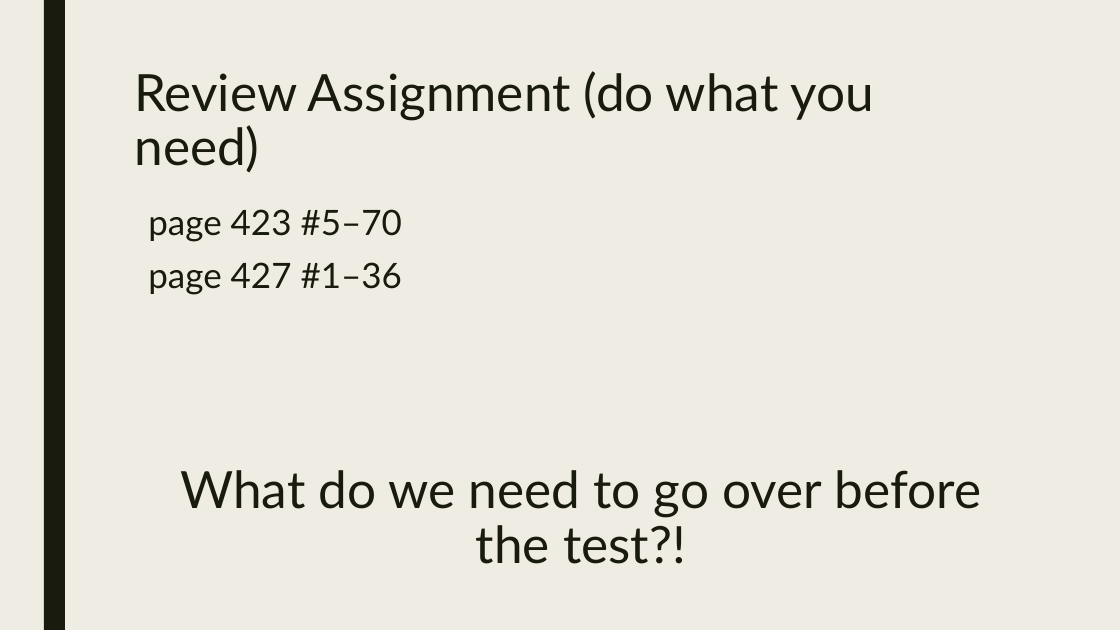
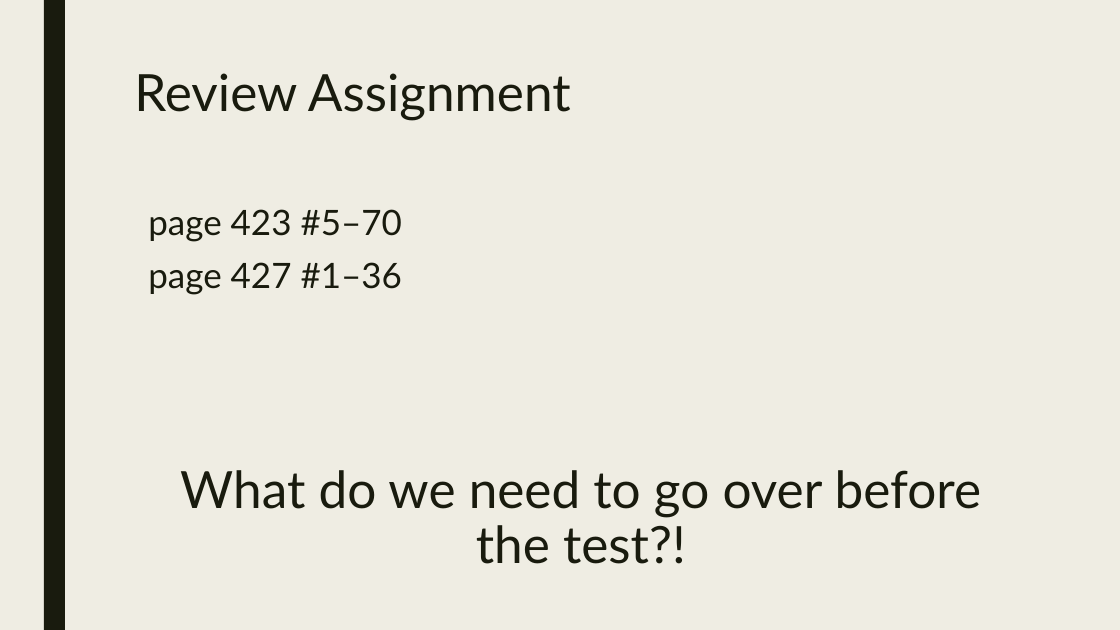
Before and after one commit to codecuddy/pre_calc, a slide deck: slide 3 of _PowerPoints/2nd Semester/Unit 10 Rational Exponents (from Algebra 4)/PreCalc_Day_070 Test.pptx. Drawn at 1120x630 pixels with LibreOffice and Linux fonts; fonts in the diff are those of the drawing. Boxes give left, top, right and bottom in pixels: in the first picture for what was removed or moved away, otherwise in the second. Text is boxed around its words. In the diff, an @@ line names an element or a change of style, - is before the commit and + after.

```diff
--- a/_PowerPoints/2nd Semester/Unit 10 Rational Exponents (from Algebra 4)/PreCalc_Day_070 Test.pptx
+++ b/_PowerPoints/2nd Semester/Unit 10 Rational Exponents (from Algebra 4)/PreCalc_Day_070 Test.pptx
@@ title at [134, 73, 571, 120]: text changed @@
-Review Assignment (do what you need)
+Review Assignment
```
Also in this commit, not shown: 8 other files.
